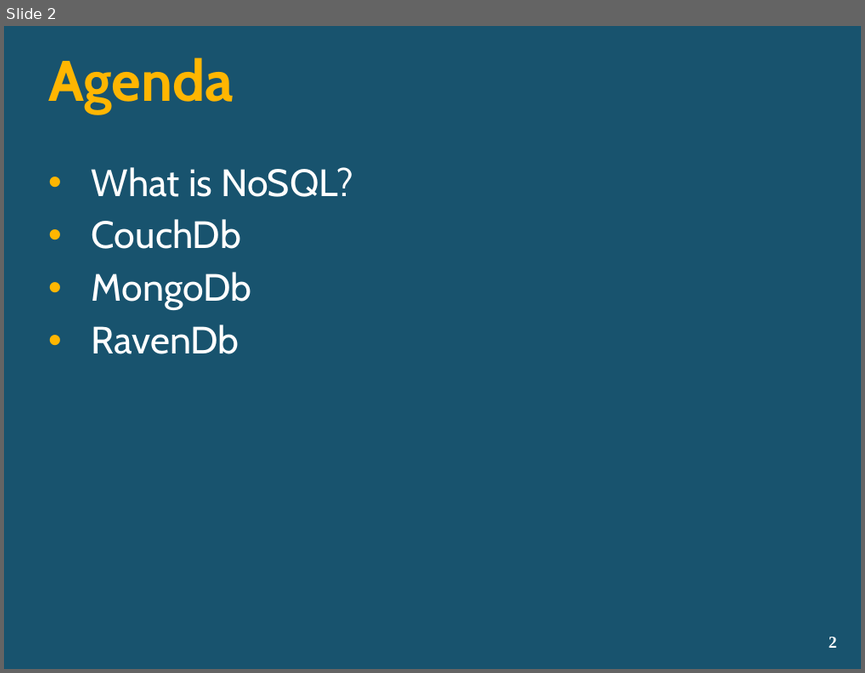
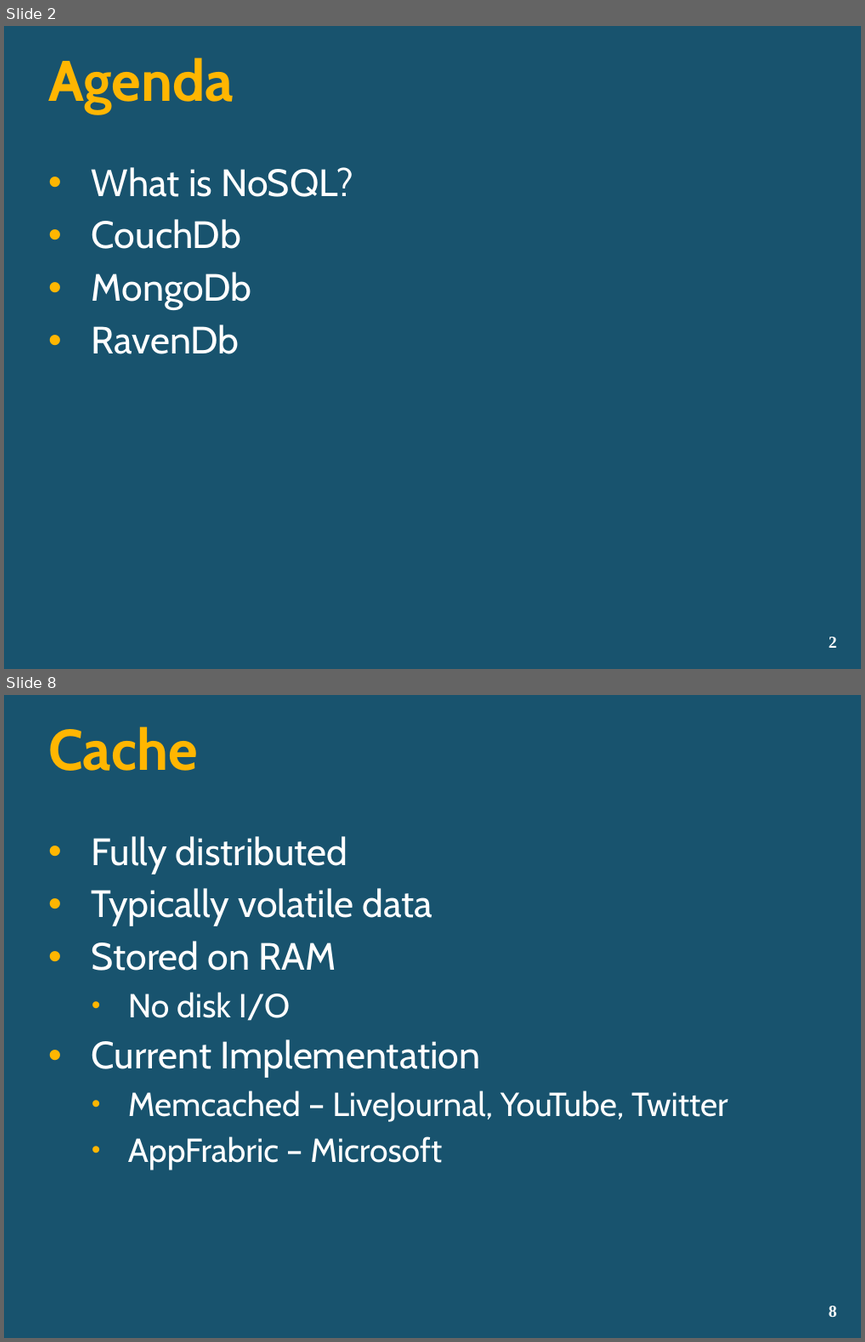
Before and after one commit to lozanotek/nosql, a slide deck: slides/NoSQL.pptx. Shown one above the other, each under a label of ours: slide 2 before the commit, slides 2 and 8 after it; the slides between them are not shown. The pictures are 865x673 and 865x1342 pixels, drawn with LibreOffice and Linux fonts; fonts in the diff are those of the drawing; background and template pictures are left out. Boxes give left, top, right and bottom in pixels: in the first picture for what was removed or moved away, otherwise in the second. Text is boxed around its words. In the diff, an @@ line names an element or a change of style, - is before the commit and + after.

```diff
--- a/slides/NoSQL.pptx
+++ b/slides/NoSQL.pptx
@@ slide 8 added at <box>4,695,861,1338</box>, background picture (left out) @@
@@ title added at <box>48,726,198,771</box>, 48 pt, text #FFB601, bold @@
+Cache
@@ text added at <box>92,836,728,1169</box>, 32 pt, text #FFFFFF @@
+• Fully distributed
+• Typically volatile data
+• Stored on RAM
+  • No disk I/O
+• Current Implementation
+  • Memcached – LiveJournal, YouTube, Twitter
+  • AppFrabric – Microsoft
@@ page number added at <box>828,1305,837,1316</box>, 14 pt, text #FFFFFF, bold @@
+8
```
Also in this commit, not shown: 1 slide changed, 18 other slides added.
